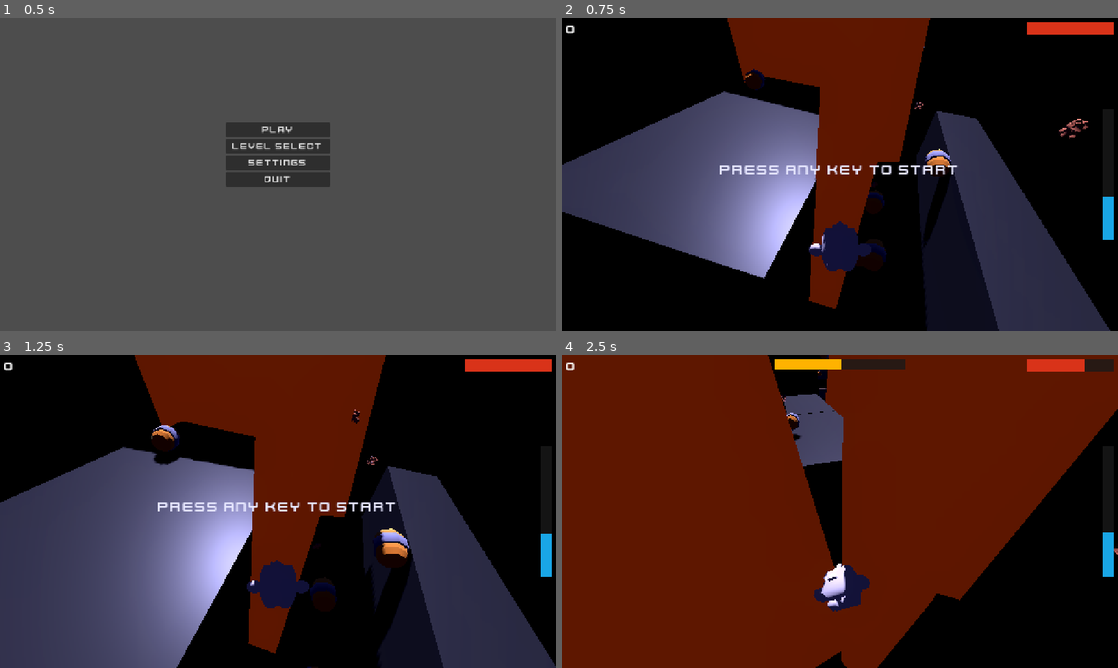
Above: before the commit, frames 1-4 (two rows, left to right).
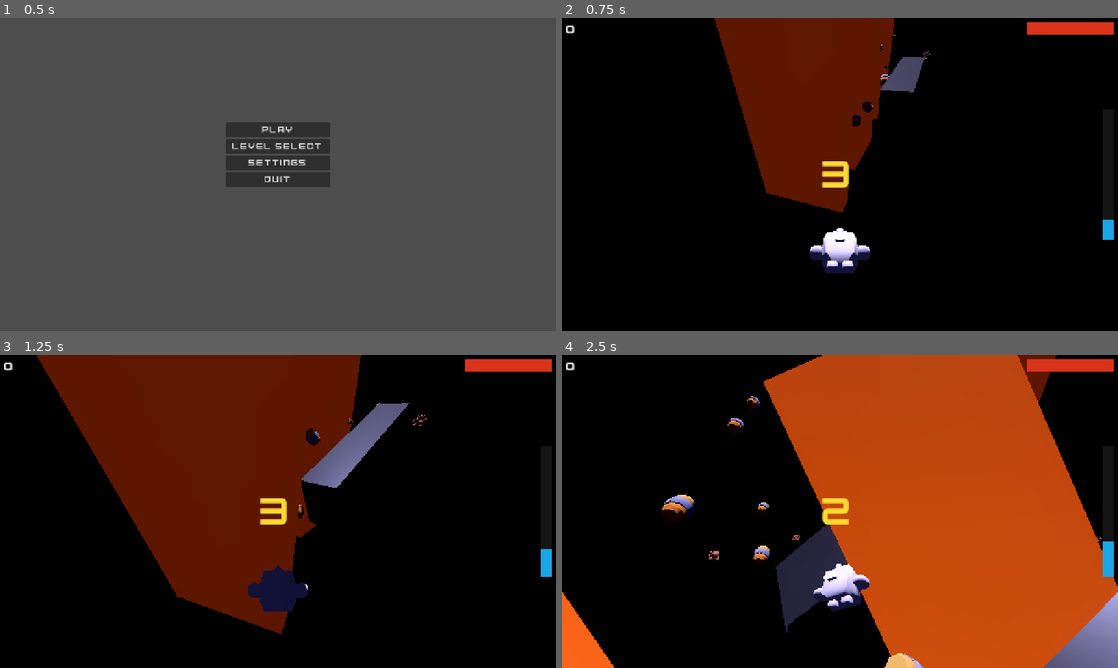
Above: after the commit, the same moments.

Repository: Dinozor/space-jumper
Game: Godot game, scene res://game/main/main.tscn
The game is run twice, just before and just after one commit, with the same random seed, the same clock (stepped at 60 frames per second) and the same inputs.
Inputs (mouse positions are in pixels of both pictures, inside the frame that each line leads up to):
- Up to frame 1 (0.5 s): no input
- Up to frame 2 (0.75 s): click "Play" at 0.5 s
- Up to frame 3 (1.25 s): no input
- Up to frame 4 (2.5 s): tap Enter at 1.25 s; move the mouse to (962, 495) at 1.27 s; hold D (move_right) 1.28-2.03 s; click (962, 495) at 1.42 s; move the mouse to (728, 527) at 2.02 s; hold S (move_back) from 2.03 s (still down); click (728, 527) at 2.17 s

Frame 1 is identical in both runs. In frame 2, 41% of the frame differs, in the area x 0-100%, y 0-100%; in frame 3, 52%; in frame 4, 96%.

Commit message:
feat(gameplay): intro boost sequence with 3-2-1 countdown
Player now spawns below the debris field and automatically boosts upward
toward the station. Input is locked during the 3-second jetpack burn;
a large gold countdown (3→2→1→GO!) is shown in the HUD. Full player
control is handed over when the jetpack depletes.

Closes TODO: Intro sequence (all three items)

Diff:
--- a/game/gameplay/game.gd
+++ b/game/gameplay/game.gd
@@ -7,6 +7,8 @@
 signal level_lost(reason: EndState)
 
 enum EndState { DIED, DRIFTED, LEFT_BEHIND, WON }
+
+const INTRO_START_Y: float = -25.0
 
 @export var level_data: LevelData
 
@@ -18,6 +20,7 @@
 @onready var _hud: HUD = $HUD
 @onready var _game_over: GameOver = $GameOver
 
+var _intro_active: bool = false
 var _game_started: bool = false
 var _game_ended: bool = false
 
@@ -39,9 +42,8 @@
 	_game_over.menu_pressed.connect(_go_to_menu)
 	_game_over.hide()
 	_corridor_spawner.fill_initial()
-	_player.set_physics_process(false)
-	_hud.show_start_prompt(true)
 	_hud.update_health(_player.stats.health)
+	_begin_intro()
 
 
 func _process(_delta: float) -> void:
@@ -50,20 +52,11 @@
 		(_player.position.y - _level_manager.fall_floor_y) / total, 0.0, 1.0
 	)
 	_hud.update_progress(progress)
-	if _game_started:
-		_hud.update_jetpack_fuel(_player.get_jetpack_fuel_ratio())
-
-
-func _unhandled_input(event: InputEvent) -> void:
-	if _game_started or _game_ended:
-		return
-	var is_press: bool = (
-		(event is InputEventKey and event.is_pressed() and not event.is_echo())
-		or (event is InputEventMouseButton and event.is_pressed())
-		or (event is InputEventJoypadButton and event.is_pressed())
-	)
-	if is_press:
-		_start_game()
+	if _intro_active:
+		var digit: int = ceili(
+			_player.get_jetpack_fuel_ratio() * float(roundi(_player.jetpack_duration))
+		)
+		_hud.show_countdown(maxi(digit, 1))
 
 
 func _load_level_data() -> void:
@@ -83,16 +76,23 @@
 	_corridor_spawner.fall_speed_max = level_data.fall_speed * 1.25
 
 
-func _start_game() -> void:
-	_game_started = true
+func _begin_intro() -> void:
+	_player.position.y = INTRO_START_Y
+	_player.input_locked = true
 	_player.set_physics_process(true)
 	_player.start_jetpack()
-	_hud.show_start_prompt(false)
-	_hud.show_jetpack_bar(true)
+	_intro_active = true
+	_hud.show_countdown(roundi(_player.jetpack_duration))
 
 
 func _on_jetpack_depleted() -> void:
-	_hud.show_jetpack_bar(false)
+	if not _intro_active:
+		return
+	_intro_active = false
+	_game_started = true
+	_player.input_locked = false
+	_hud.show_countdown_go()
+	get_tree().create_timer(0.5).timeout.connect(_hud.hide_countdown)
 
 
 func _on_player_healed() -> void:
--- a/game/player/player.gd
+++ b/game/player/player.gd
@@ -19,10 +19,12 @@
 @export var max_fall_speed: float = 20.0
 @export var rotation_speed: float = 10.0
 @export var max_tilt_angle: float = 0.35
-@export var jetpack_duration: float = 2.5
+@export var jetpack_duration: float = 3.0
 @export var jetpack_force: float = 15.0
 
 var stats: PlayerStats = PlayerStats.new()
+
+var input_locked: bool = false
 
 var _velocity: Vector3 = Vector3.ZERO
 var _lateral_bounce: Vector3 = Vector3.ZERO
@@ -90,6 +92,10 @@
 
 
 func _apply_movement(delta: float) -> void:
+	if input_locked:
+		_velocity.x = 0.0
+		_velocity.z = 0.0
+		return
 	var input: Vector3 = Vector3(
 		Input.get_axis("move_left", "move_right"), 0.0, Input.get_axis("move_forward", "move_back")
 	)
--- a/game/ui/hud.gd
+++ b/game/ui/hud.gd
@@ -11,6 +11,7 @@
 @onready var _jetpack_bar: ProgressBar = $JetpackBar
 @onready var _drift_warning: Label = $DriftWarning
 @onready var _start_prompt: Label = $StartPromptLabel
+@onready var _countdown_label: Label = $CountdownLabel
 
 
 func _ready() -> void:
@@ -22,6 +23,9 @@
 	_start_prompt.add_theme_font_override("font", _FONT)
 	_start_prompt.add_theme_font_size_override("font_size", 34)
 	_start_prompt.add_theme_color_override("font_color", Color(0.9, 0.9, 1.0, 1.0))
+	_countdown_label.add_theme_font_override("font", _FONT)
+	_countdown_label.add_theme_font_size_override("font_size", 96)
+	_countdown_label.add_theme_color_override("font_color", Color(1.0, 0.85, 0.2, 1.0))
 	_health_bar.max_value = float(PlayerStats.MAX_HEALTH)
 	_style_bar(_health_bar, Color(0.85, 0.2, 0.1, 1.0))
 	_style_bar(_station_bar, Color(0.1, 0.65, 0.9, 1.0))
@@ -56,6 +60,20 @@
 	_start_prompt.visible = show
 
 
+func show_countdown(value: int) -> void:
+	_countdown_label.text = str(value)
+	_countdown_label.visible = true
+
+
+func show_countdown_go() -> void:
+	_countdown_label.text = "GO!"
+	_countdown_label.visible = true
+
+
+func hide_countdown() -> void:
+	_countdown_label.visible = false
+
+
 func _style_bar(bar: ProgressBar, fill_color: Color) -> void:
 	var bg := StyleBoxFlat.new()
 	bg.bg_color = Color(0.1, 0.1, 0.1, 0.8)
--- a/game/ui/hud.tscn
+++ b/game/ui/hud.tscn
@@ -83,3 +83,17 @@
 text = "PRESS ANY KEY TO START"
 horizontal_alignment = 1
 visible = false
+
+[node name="CountdownLabel" type="Label" parent="."]
+anchor_left = 0.5
+anchor_top = 0.5
+anchor_right = 0.5
+anchor_bottom = 0.5
+offset_left = -150.0
+offset_top = -80.0
+offset_right = 150.0
+offset_bottom = 80.0
+text = "3"
+horizontal_alignment = 1
+vertical_alignment = 1
+visible = false
Not shown, changed: TODO.md
